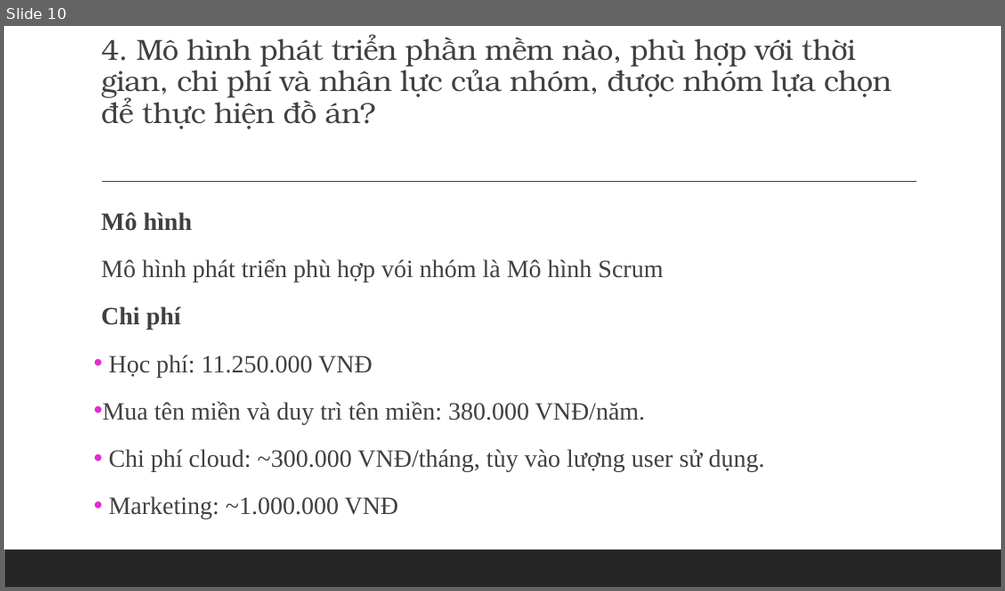
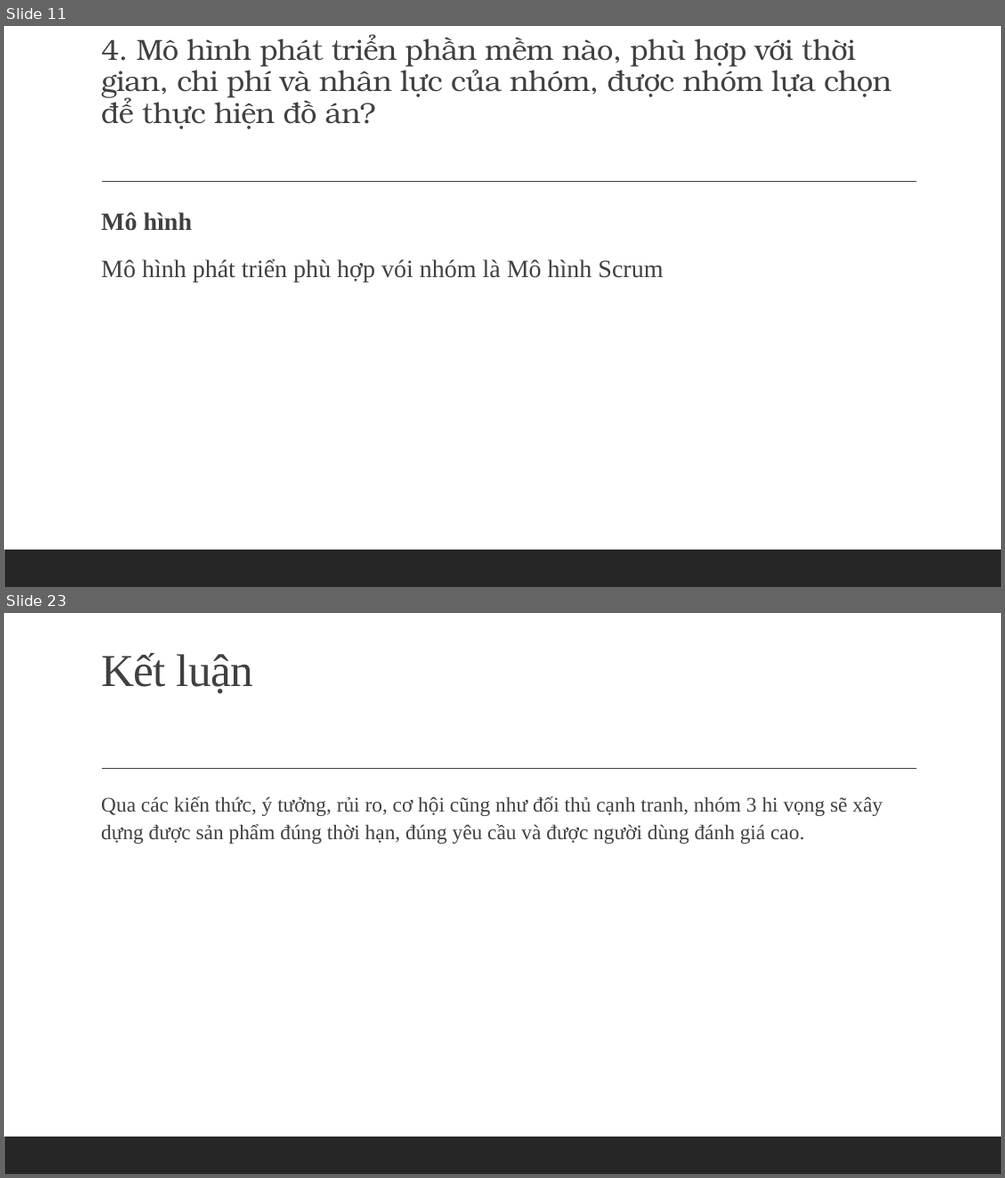
Before and after one commit to huynhquangminh/18HCB_QuanLyQuyTrinhPhanMem, a slide deck: Documents/Tuan2/Quản lý quy trình phần mềm.pptx. Shown one above the other, each under a label of ours: slide 10 before the commit, slides 11 and 23 after it; the slides between them are not shown. The pictures are 1005x591 and 1005x1178 pixels, drawn with LibreOffice and Linux fonts; fonts in the diff are those of the drawing. Boxes give left, top, right and bottom in pixels: in the first picture for what was removed or moved away, otherwise in the second. Text is boxed around its words. In the diff, an @@ line names an element or a change of style, - is before the commit and + after.

```diff
--- a/Documents/Tuan2/Quản lý quy trình phần mềm.pptx
+++ b/Documents/Tuan2/Quản lý quy trình phần mềm.pptx
@@ slide 23 added at (4, 613, 1001, 1174), background #FFFFFF; not listed: 2 template elements that a slide beside it also shows @@
@@ title added at (101, 653, 254, 694), 44 pt, text #404040 @@
+Kết luận
@@ text added at (101, 796, 882, 844), 20 pt, text #404040 @@
+  Qua các kiến thức, ý tưởng, rủi ro, cơ hội cũng như đối thủ cạnh tranh, nhóm 3 hi vọng sẽ xây dựng được sản phẩm đúng thời hạn, đúng yêu cầu và được người dùng đánh giá cao.
@@ what was slide 10 is now slide 11 @@
@@ slide 11 changed as well @@
@@ text at (101, 306, 765, 519): paragraphs removed @@
-  Chi phí
-• Học phí: 11.250.000 VNĐ
-• Mua tên miền và duy trì tên miền: 380.000 VNĐ/năm.
-• Chi phí cloud: ~300.000 VNĐ/tháng, tùy vào lượng user sử dụng.
-• Marketing: ~1.000.000 VNĐ
```
Also in this commit, not shown: 45 other slides added, 1 other file.
